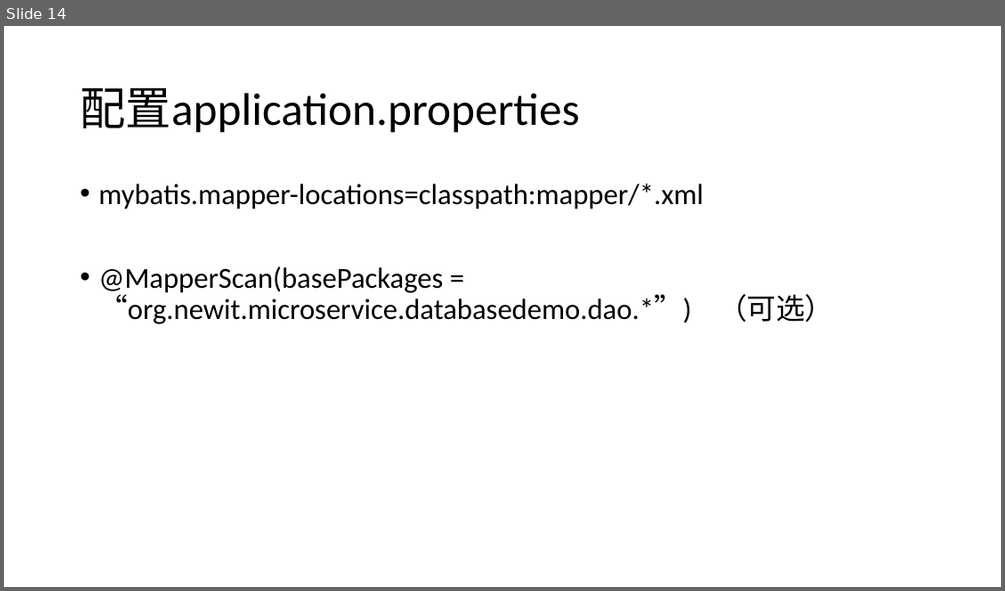
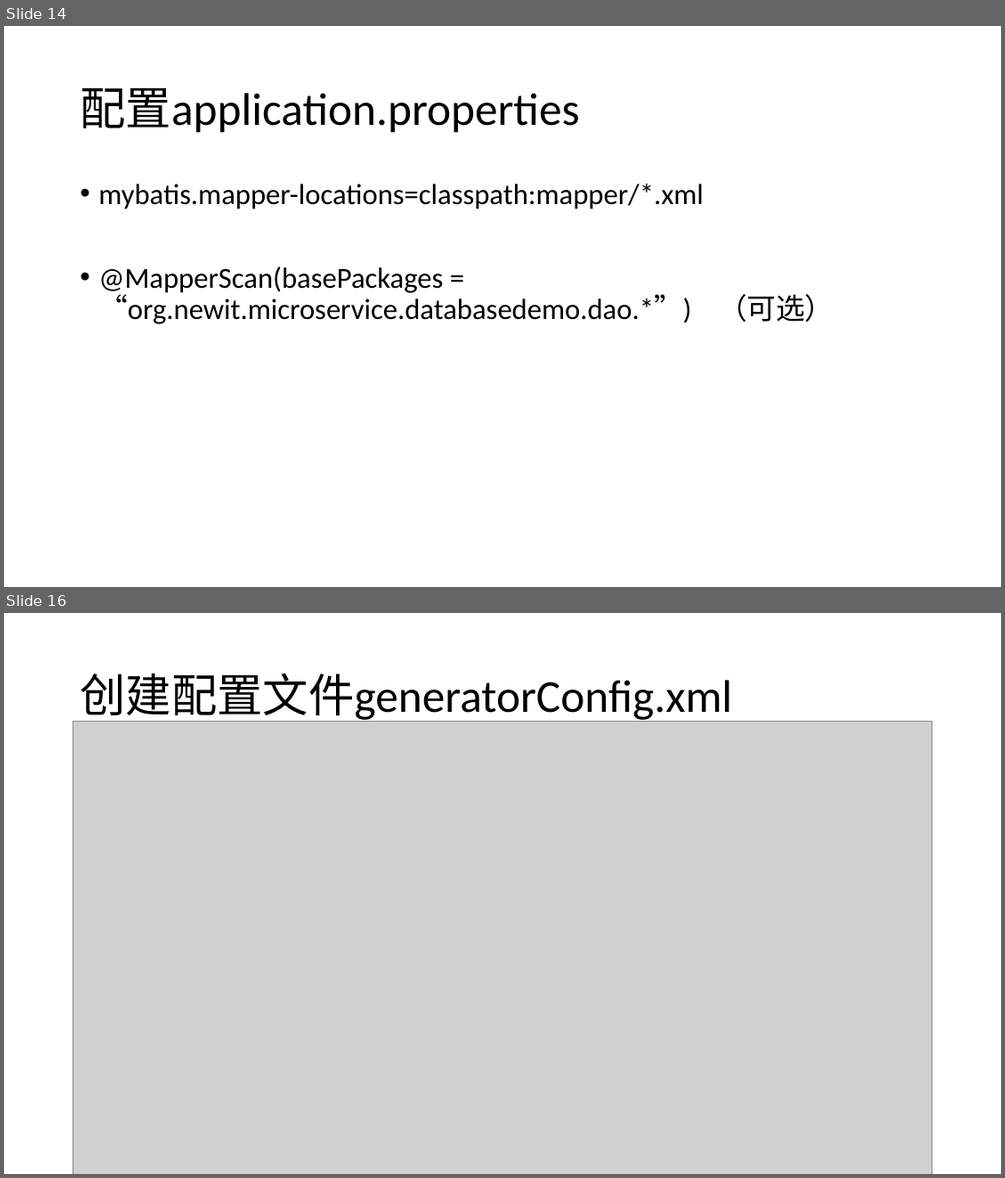
Before and after one commit to airuitian/MicroService, a slide deck: springboot/SpringBoot-3.pptx. Shown one above the other, each under a label of ours: slide 14 before the commit, slides 14 and 16 after it; the slides between them are not shown. The pictures are 1005x591 and 1005x1178 pixels, drawn with LibreOffice and Linux fonts; fonts in the diff are those of the drawing; grey boxes stand for pictures. Boxes give left, top, right and bottom in pixels: in the first picture for what was removed or moved away, otherwise in the second. Text is boxed around its words. In the diff, an @@ line names an element or a change of style, - is before the commit and + after.

```diff
--- a/springboot/SpringBoot-3.pptx
+++ b/springboot/SpringBoot-3.pptx
@@ slide 16 added at bbox=[4, 613, 1001, 1174], background #FFFFFF @@
@@ title added at bbox=[80, 673, 732, 723], 44 pt, text #000000 @@
+创建配置文件generatorConfig.xml
@@ picture added at bbox=[73, 722, 933, 1174] @@
```
Also in this commit, not shown: 3 other slides added, 12 other files.
